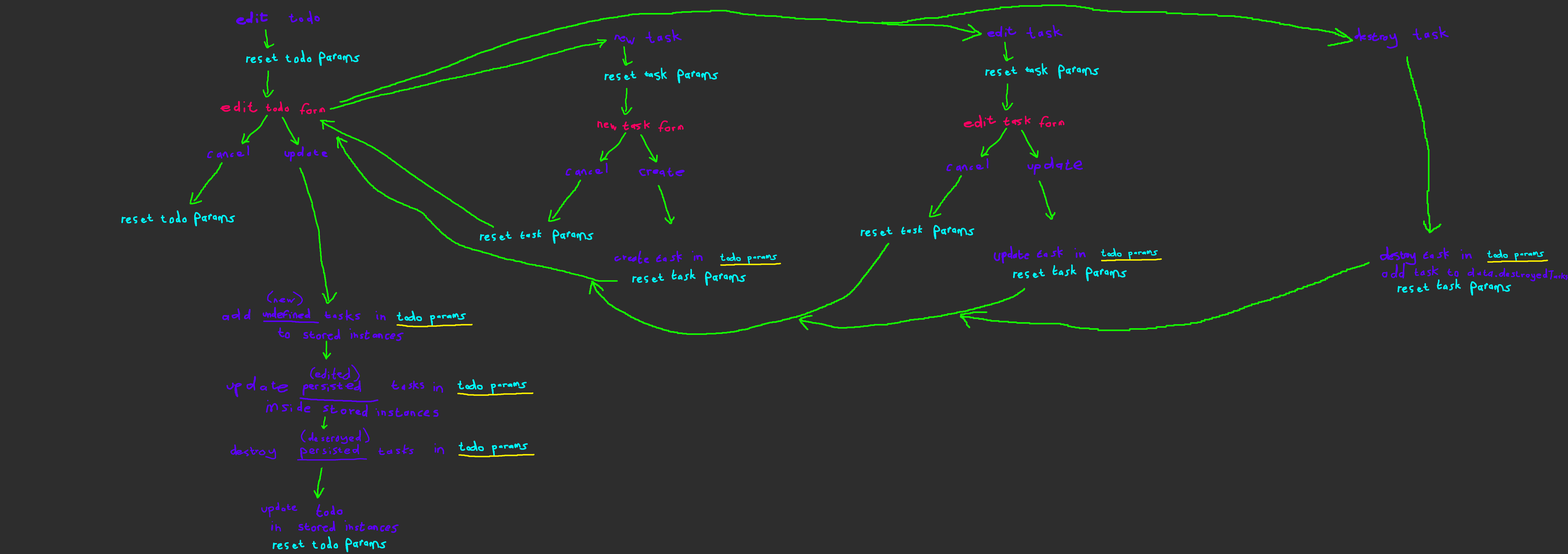
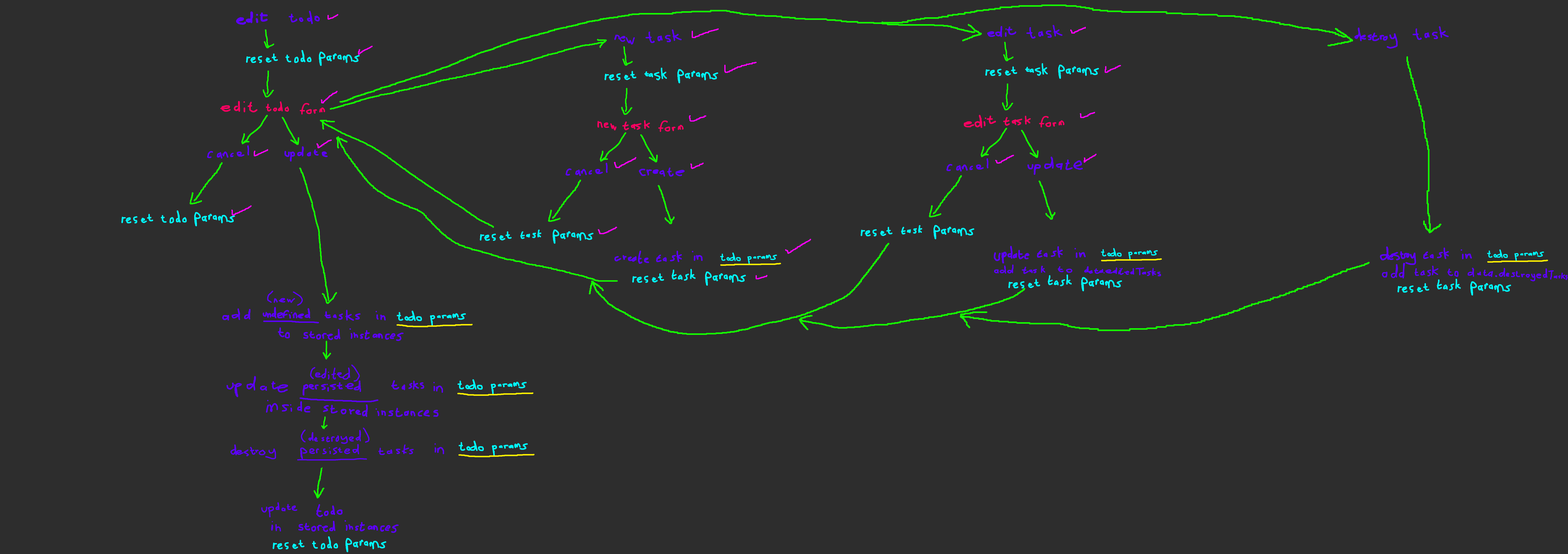
Layers edited between the first and the second 1568×554 image:
painted on "Paint Layer 2" over [231, 13, 1130, 287]
painted on "Paint Layer 1" over [231, 13, 1162, 292]
